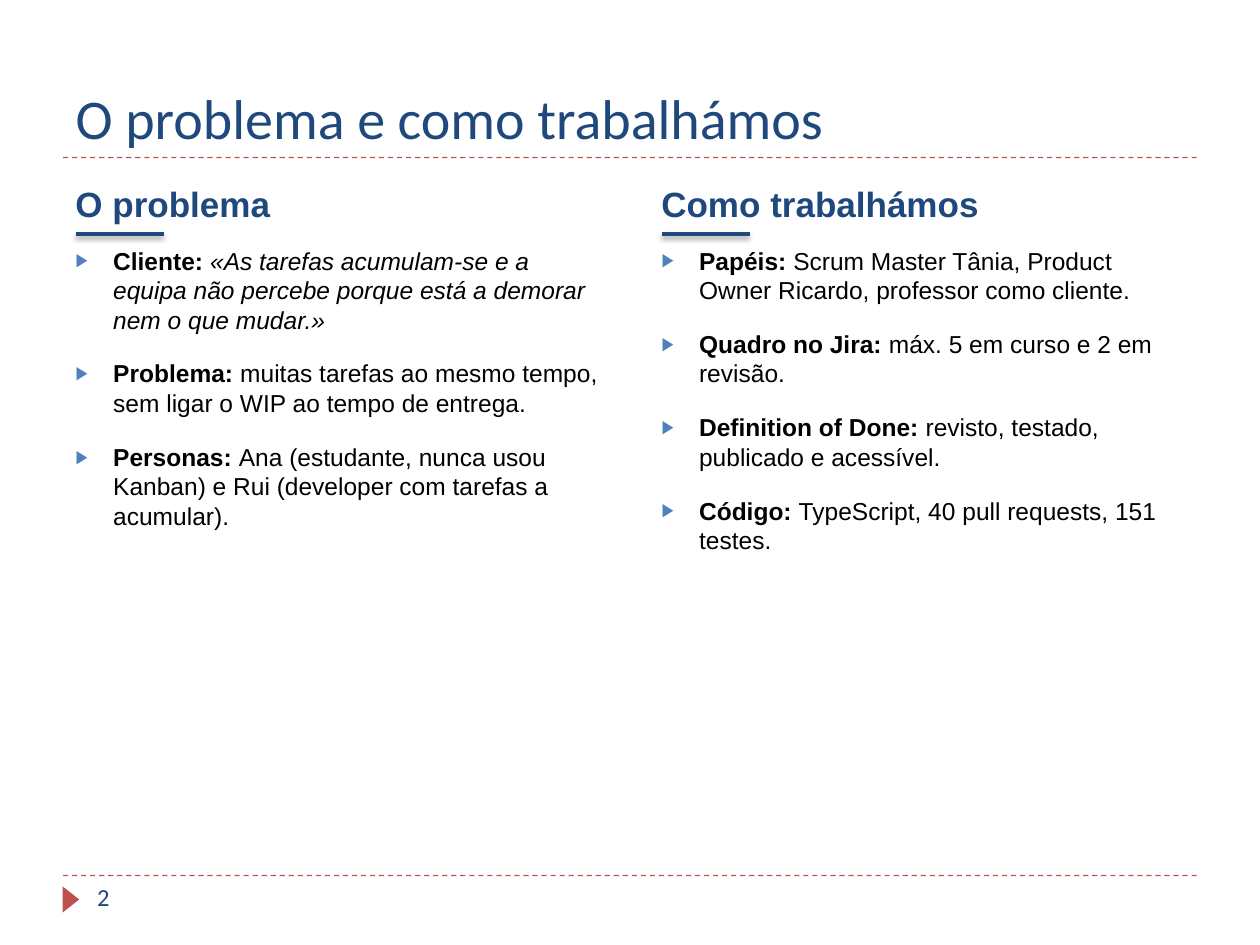
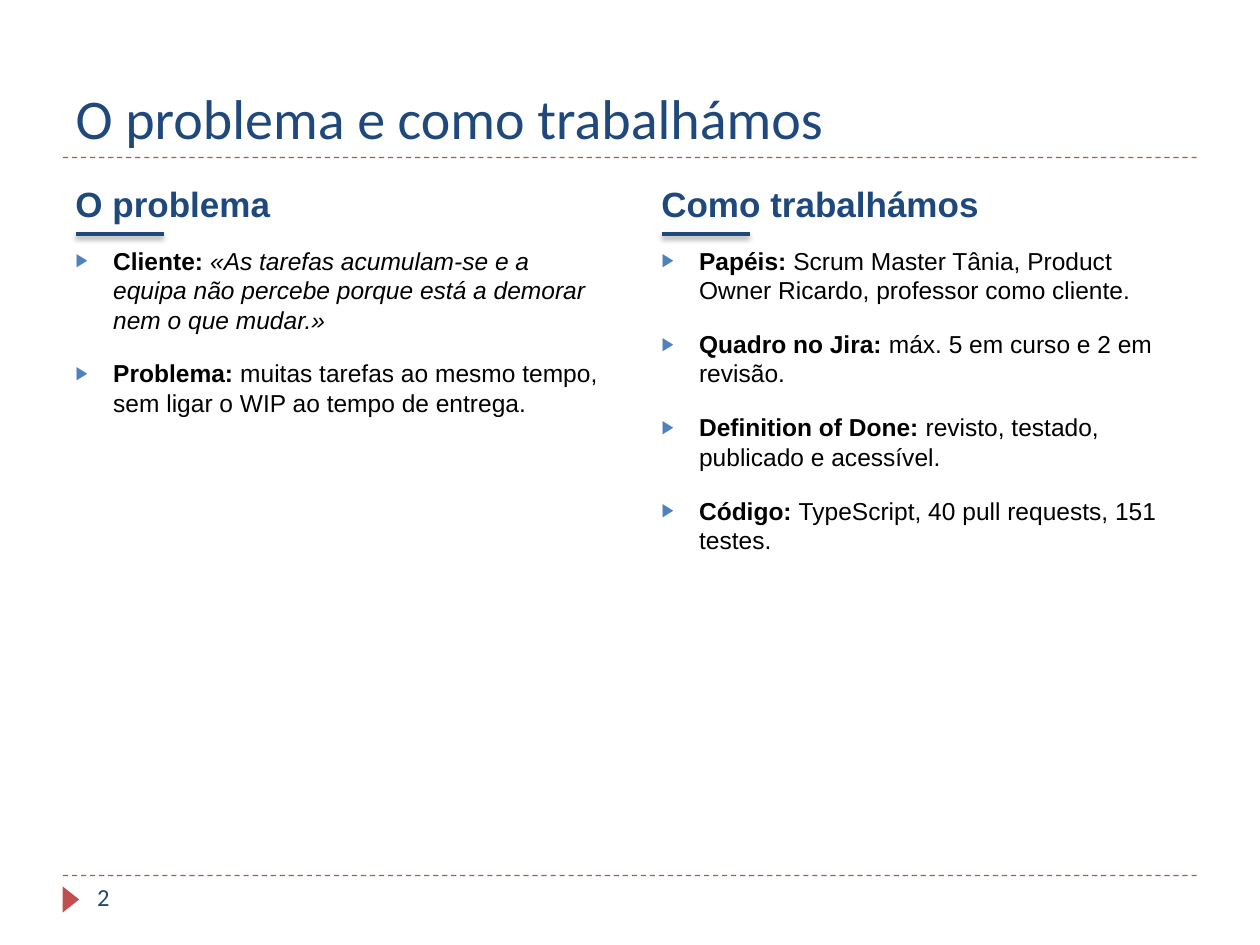
Before and after one commit to TaniaBmGuedes/MDS-TP4, a slide deck: slide 2 of entrega/07_Apresentacao_Final.pptx. Drawn at 1260x945 pixels with LibreOffice and Linux fonts; fonts in the diff are those of the drawing; background and template pictures are left out. Boxes give left, top, right and bottom in pixels: in the first picture for what was removed or moved away, otherwise in the second. Text is boxed around its words. In the diff, an @@ line names an element or a change of style, - is before the commit and + after.

Commit message:
Entrega: métricas dos sprints e critérios de aceitação
- Apresentação: slides dos Sprints 1 e 2 com compromisso, âmbito, velocidade, conclusão, throughput, lead time e cycle time; comparação entre sprints com as mesmas métricas; sem personas no slide 2
- Relatório e documento 03: tabelas de métricas por sprint, comparação e nota de cálculo; Sprint 2 fechado com 33 de 33 SP
- Critérios de aceitação dos tickets dos Sprints 1 e 2 (secção 6 do documento 03 e 4.6 do relatório)
- PDFs e zip atualizados

```diff
--- a/entrega/07_Apresentacao_Final.pptx
+++ b/entrega/07_Apresentacao_Final.pptx
@@ text at [113,448,548,530]: paragraph removed @@
-▶ Personas: Ana (estudante, nunca usou Kanban) e Rui (developer com tarefas a acumular).
```
Also in this commit, not shown: 3 other slides changed, 6 other files.
